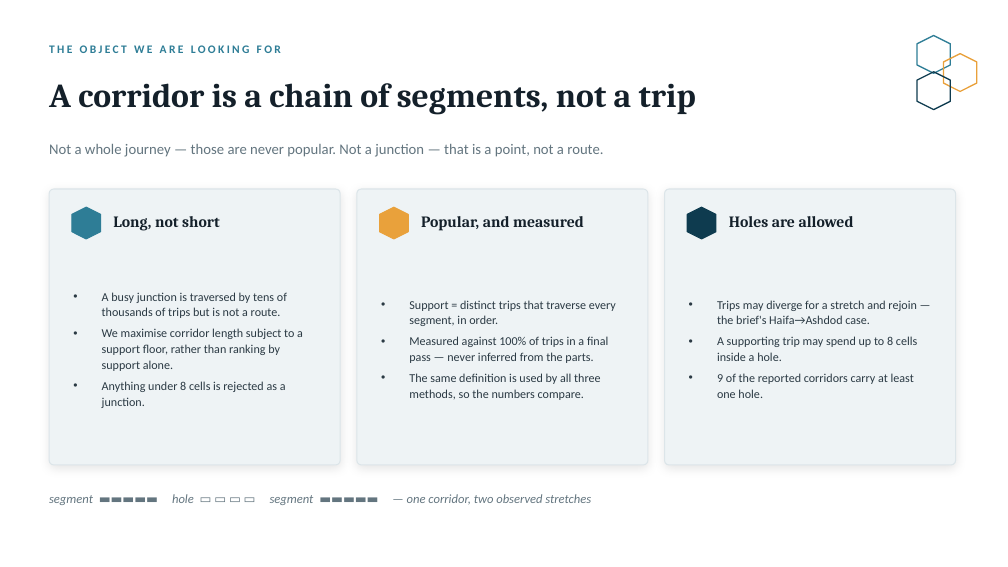
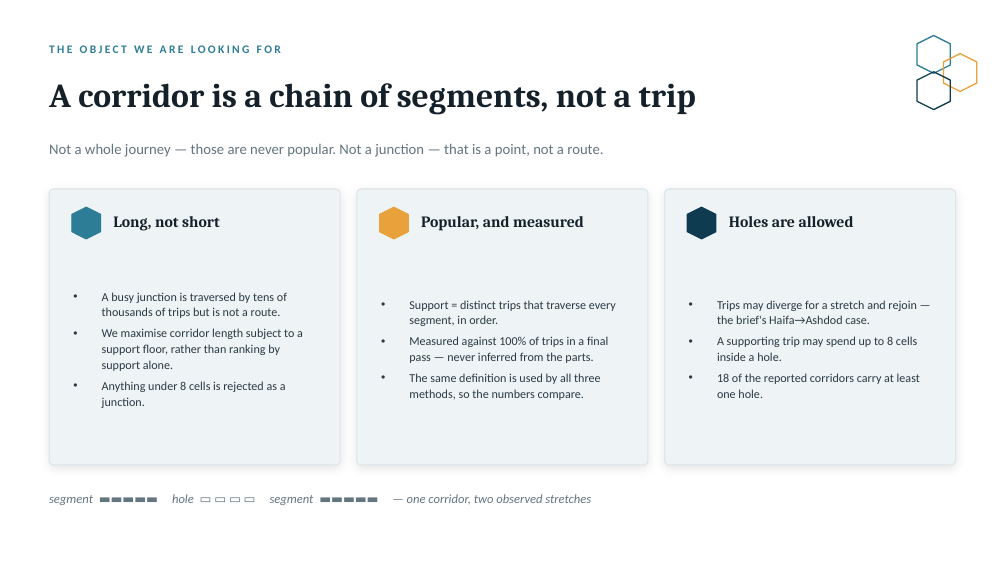
Before and after one commit to Omri5790/porto-taxi-project, a slide deck: slide 2 of output/stage3_methods_comparison.pptx. Drawn at 1008x567 pixels with LibreOffice and Linux fonts; fonts in the diff are those of the drawing. Boxes give left, top, right and bottom in pixels: in the first picture for what was removed or moved away, otherwise in the second. Text is boxed around its words. In the diff, an @@ line names an element or a change of style, - is before the commit and + after.

```diff
--- a/output/stage3_methods_comparison.pptx
+++ b/output/stage3_methods_comparison.pptx
@@ text at <box>717,373,920,398</box>: text changed @@
-• 9 of the reported corridors carry at least one hole.
+• 18 of the reported corridors carry at least one hole.
```
Also in this commit, not shown: 12 other slides changed, 8 other files.
